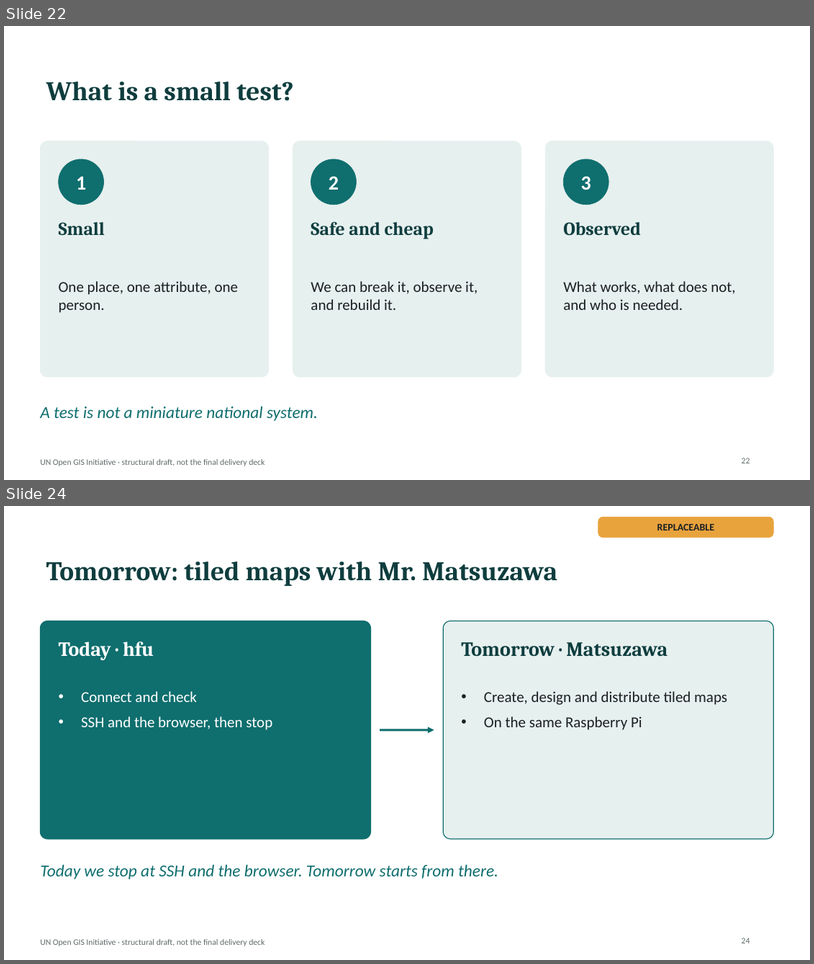
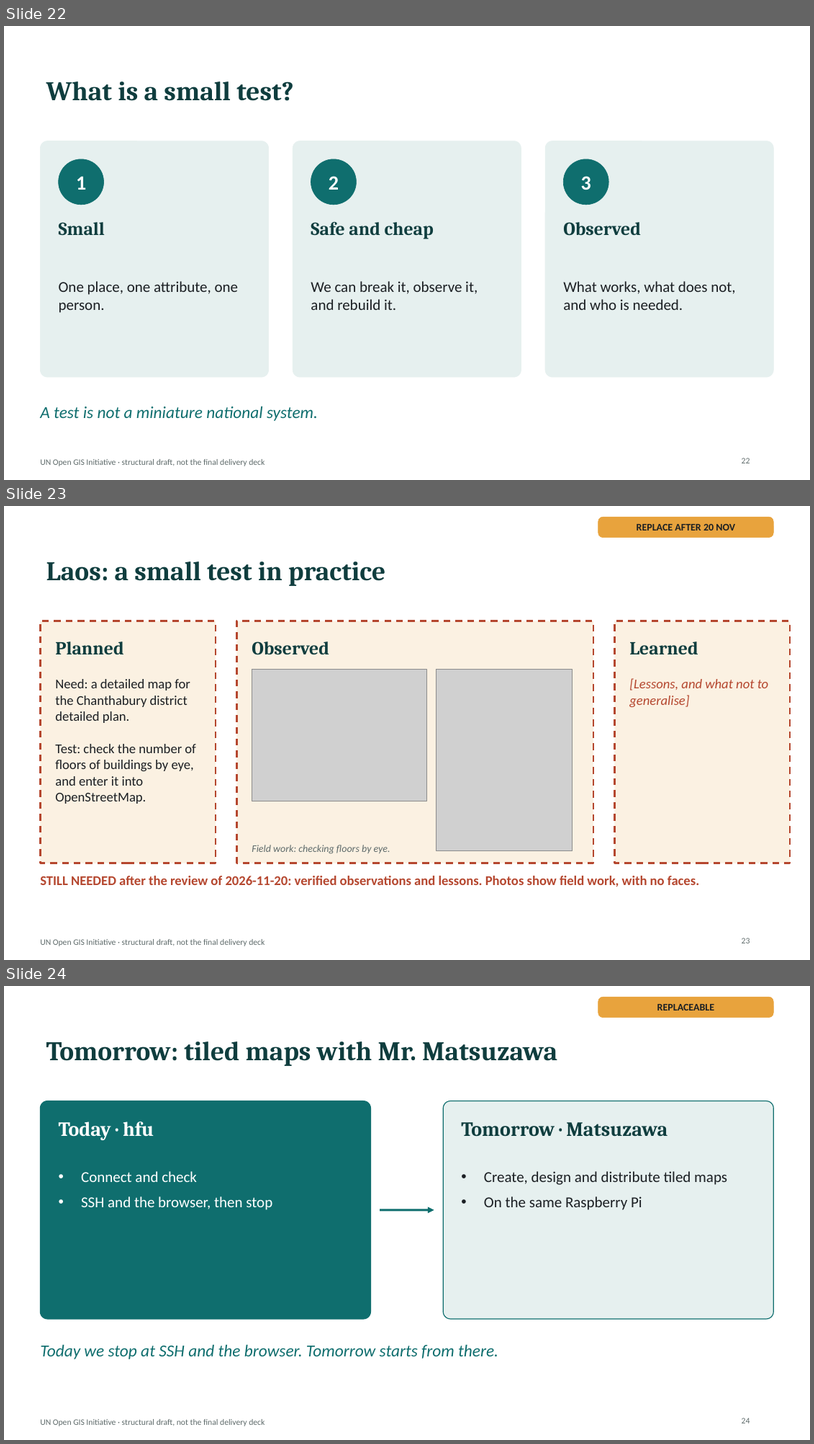
Before and after one commit to hfu/20261125, a slide deck: deck/jica-un-open-gis-2026-structure.pptx. Shown one above the other, each under a label of ours: slides 22 and 24 before the commit, slides 22, 23 and 24 after it; the slides between them are not shown. The pictures are 814x964 and 814x1444 pixels, drawn with LibreOffice and Linux fonts; fonts in the diff are those of the drawing; grey boxes stand for pictures. Boxes give left, top, right and bottom in pixels: in the first picture for what was removed or moved away, otherwise in the second. Text is boxed around its words. In the diff, an @@ line names an element or a change of style, - is before the commit and + after.

```diff
--- a/deck/jica-un-open-gis-2026-structure.pptx
+++ b/deck/jica-un-open-gis-2026-structure.pptx
@@ slide 23 added at (4,506,810,960), background #FFFFFF; not listed: 1 template element that a slide beside it also shows @@
@@ rounded rectangle added at (599,517,774,538), fill #E8A33D, outline #E8A33D 0.5 pt @@
@@ text added at (637,524,736,530), 12 pt, text #1B1F23, bold @@
+REPLACE AFTER 20 NOV
@@ title added at (46,561,386,586), 32 pt, text #0F3D3E, bold @@
+Laos: a small test in practice
@@ rectangle added at (40,621,216,863), fill #E8A33D at 15% opacity, outline #B5472F 2 pt dashed @@
@@ rectangle added at (237,621,594,863), fill #E8A33D at 15% opacity, outline #B5472F 2 pt dashed @@
@@ rectangle added at (615,621,790,863), fill #E8A33D at 15% opacity, outline #B5472F 2 pt dashed @@
@@ text added at (55,641,124,654), 22 pt, text #0F3D3E, bold @@
+Planned
@@ text added at (252,641,329,655), 22 pt, text #0F3D3E, bold @@
+Observed
@@ text added at (630,641,698,654), 22 pt, text #0F3D3E, bold @@
+Learned
@@ picture added at (252,669,427,800) @@
@@ picture added at (437,669,573,851) @@
@@ text added at (630,678,769,707), 16 pt, text #B5472F, italic @@
+[Lessons, and what not to generalise]
@@ text added at (55,679,196,803), 16 pt, text #1B1F23 @@
+Need: a detailed map for the Chanthabury district detailed plan.
+Test: check the number of floors of buildings by eye, and enter it into OpenStreetMap.
@@ text added at (252,844,391,854), 12 pt, text #5F6B6B, italic @@
+Field work: checking floors by eye.
@@ text added at (40,875,700,887), 16 pt, text #B5472F, bold @@
+STILL NEEDED after the review of 2026-11-20: verified observations and lessons. Photos show field work, with no faces.
@@ page number added at (742,937,751,943), 10 pt, text #5F6B6B @@
+23
```
Also in this commit, not shown: 1 slide changed, 1 other slide added, 1 slide removed, 7 other files.
